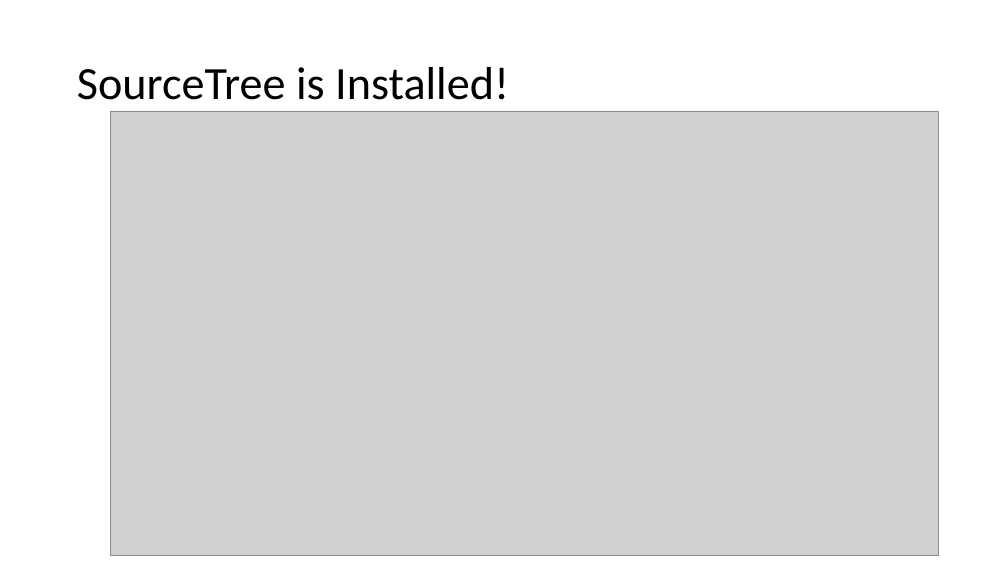
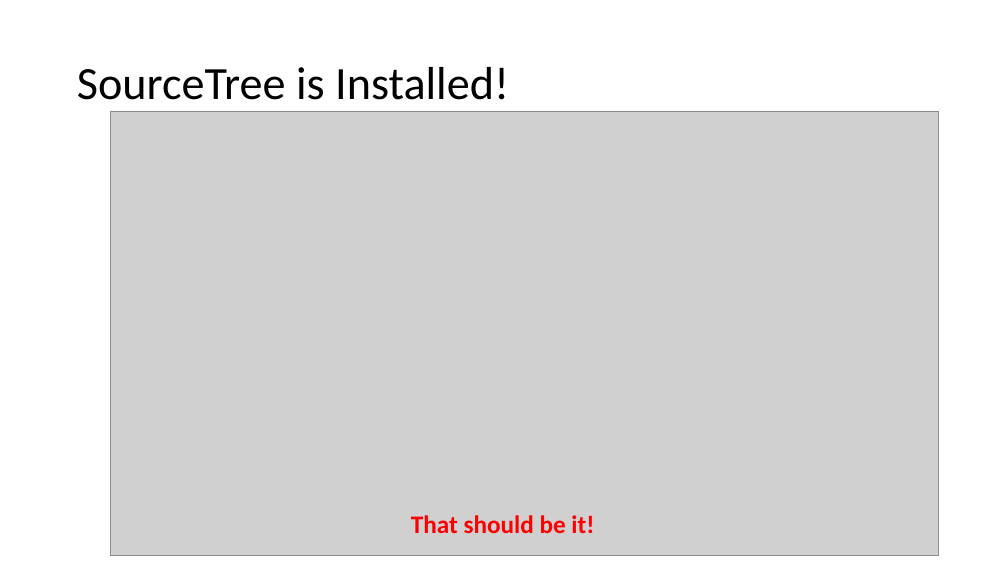
Before and after one commit to gbrunner/programming-for-gis-and-rs, a slide deck: slide 17 of SourceTree Install Instructions.pptx (slide 18 before the commit). Drawn at 1008x567 pixels with LibreOffice and Linux fonts; fonts in the diff are those of the drawing; grey boxes stand for pictures. Boxes give left, top, right and bottom in pixels: in the first picture for what was removed or moved away, otherwise in the second. Text is boxed around its words. In the diff, an @@ line names an element or a change of style, - is before the commit and + after.

Commit message:
checking in SourceTree installation instsructions

```diff
--- a/SourceTree Install Instructions.pptx
+++ b/SourceTree Install Instructions.pptx
@@ text added at (411, 515, 594, 533), 24 pt, text #FF0000, bold @@
+That should be it!
```
Also in this commit, not shown: 14 slides added, 15 slides removed.
